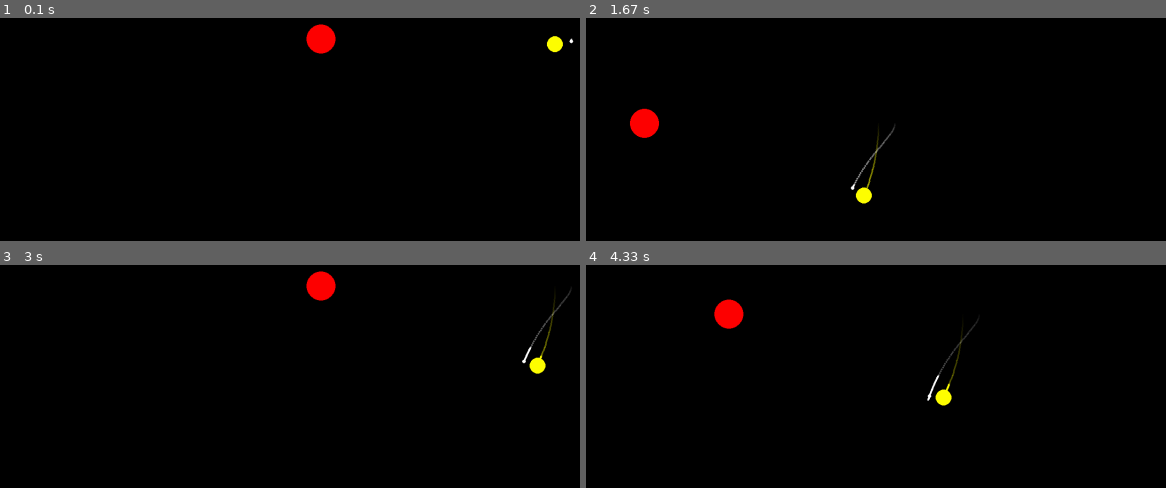
Above: before the commit, frames 1-4 (two rows, left to right).
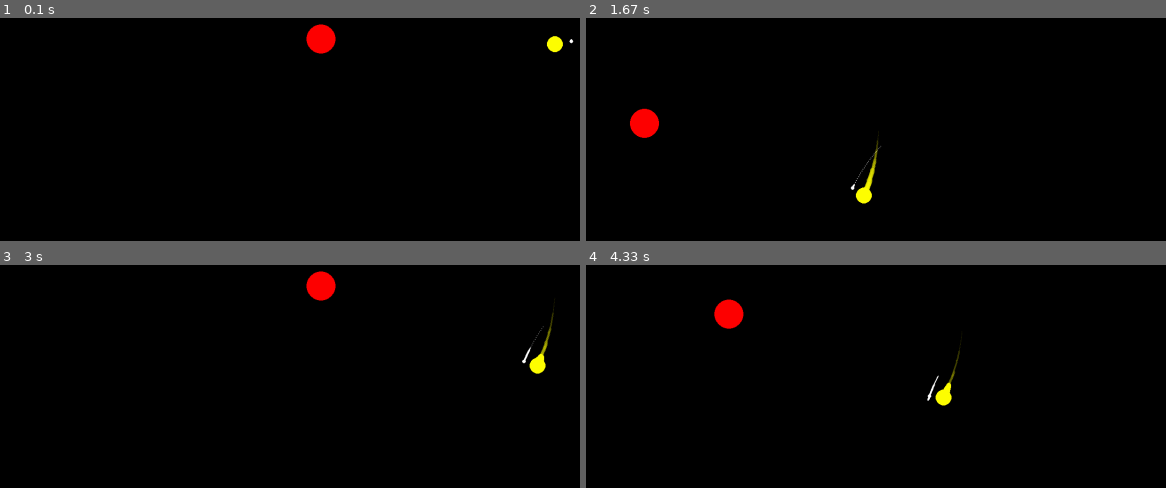
Above: after the commit, the same moments.

Repository: mutleyboy99/GravitySimulationPygame
Game: pygame game, started from main.py
Same seed, same stepped clock (60 frames per second), same inputs: the game is played once before the commit and once after it.
Inputs:
- Up to frame 1 (0.1 s): no input
- Up to frame 2 (1.67 s): hold Right 0.33-0.8 s; hold Up 0.83-1.13 s; tap Space at 0.9, 1.23, 1.53 s; tap - at 0.98 s; hold Right 1.17-1.63 s; tap = at 1.32 s
- Up to frame 3 (3 s): hold Left 1.67-2.2 s; tap Space at 1.73, 2.03, 2.3, 2.63, 2.93 s; hold Down 2.23-2.53 s; tap - at 2.38 s; hold Left 2.57-2.97 s; tap = at 2.72 s
- Up to frame 4 (4.33 s): hold Up 3-3.37 s; tap Space at 3.07, 3.47, 3.77, 4.13 s; hold Right 3.4-4.03 s; tap - at 3.55 s; hold Down from 4.07 s (still down); tap = at 4.22 s

The runs differ from the first frame. In frame 1, less than 0.1% of the frame differs, in the area x 98-99%, y 8-10%; in frame 2, 0.2%, in the area x 46-54%, y 47-78%; in frame 3, 0.2%; in frame 4, 0.2%.

Commit message:
Fixed issue with trails not scaling correctly

Diff:
--- a/main.py
+++ b/main.py
@@ -57,7 +57,7 @@
         if step_size != 0:
             if len(points) >= MAXPOINTS:
                 points.pop(0)
-            points.append([copy.deepcopy(self.position), copy.deepcopy(self.colour)])
+            points.append([copy.deepcopy(self.position), copy.deepcopy(self.colour), self.radius])
         self.draw()
         # Ability to make it so certain objects do not simulate their gravity or movement
         if self.gravity:
@@ -128,9 +128,9 @@
 
         # Draw trails behind objects
         for point in points:
-            radius = float(10 * (points.index(point) / (len(points) - 1))) if len(points) > 1 else 255
+            radius = float(point[2] / 1.5 * (points.index(point) / (len(points) - 1))) if len(points) > 1 else 255
             opacity = int(255 * (points.index(point) / (len(points) - 1))) if len(points) > 1 else 255
-            draw_circle_alpha(screen, (point[1][0], point[1][1], point[1][2], opacity), point[0] + offset, 2)
+            draw_circle_alpha(screen, (point[1][0], point[1][1], point[1][2], opacity), point[0] + offset, radius)
         # Move objects
         for item in objects:
             item.move(stepsize)
